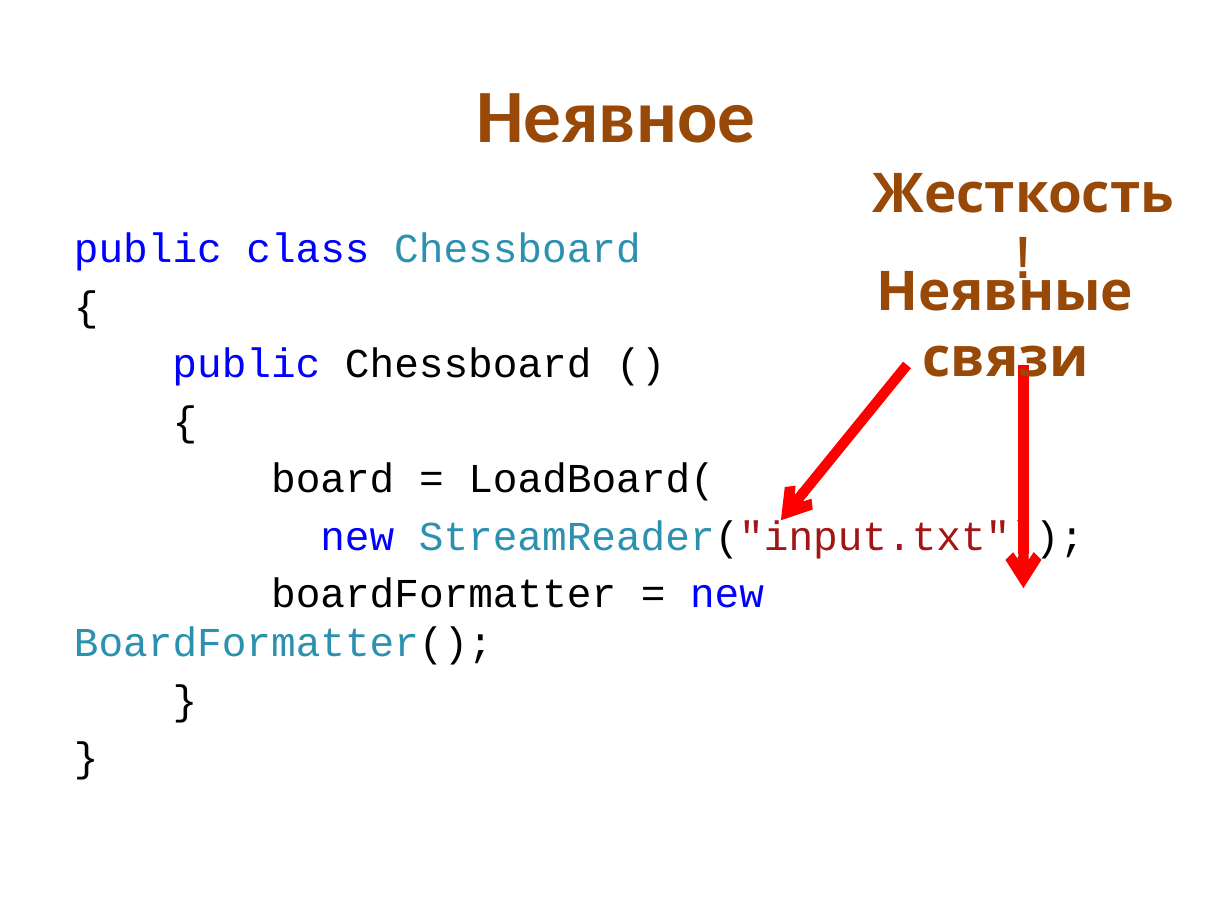
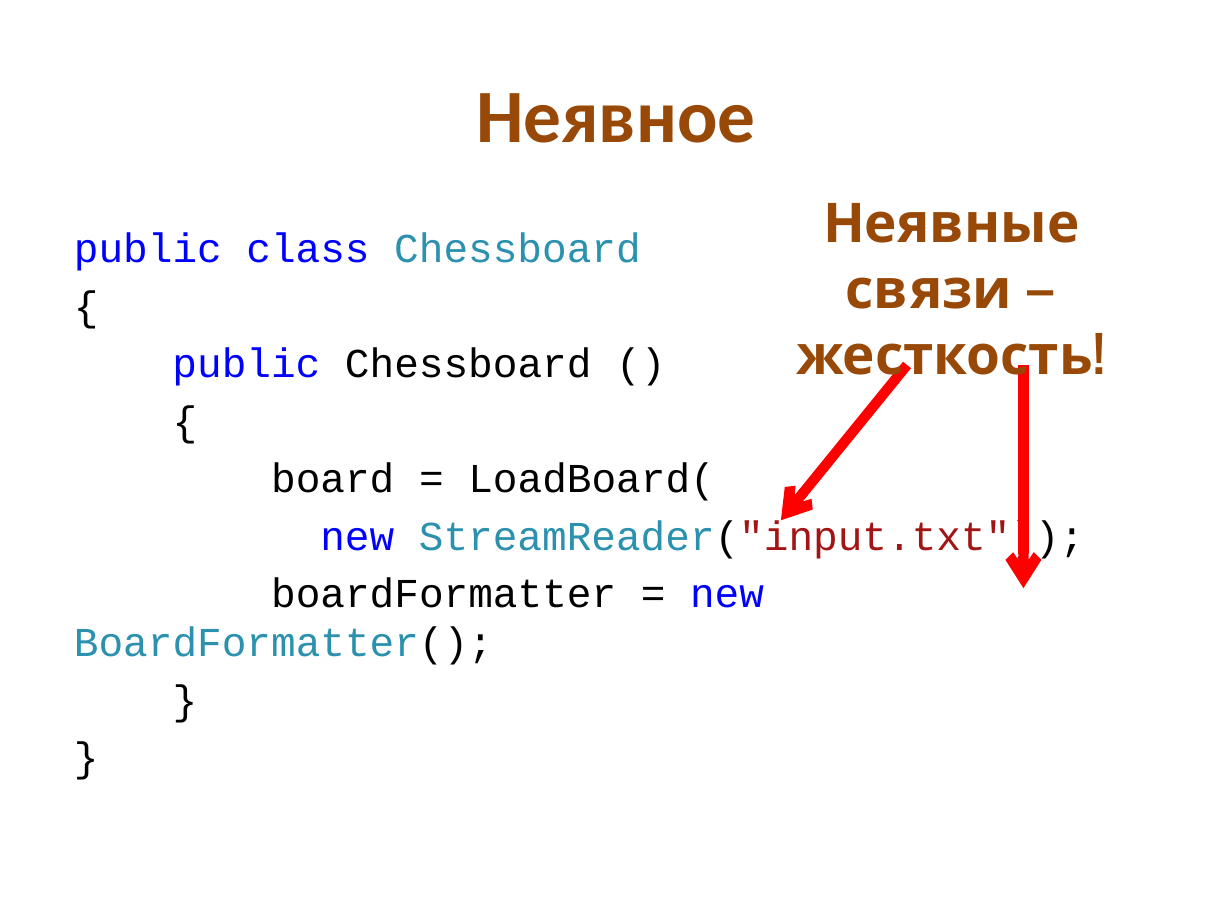
Before and after one commit to kontur-edu/kampus-ekb-2013-11, a slide deck: slide 41 of 02-CleanCode&Testing/CleanCode.pptx. Drawn at 1232x924 pixels with LibreOffice and Linux fonts; fonts in the diff are those of the drawing. Boxes give left, top, right and bottom in pixels: in the first picture for what was removed or moved away, otherwise in the second. Text is boxed around its words. In the diff, an @@ line names an element or a change of style, - is before the commit and + after.

```diff
--- a/02-CleanCode&Testing/CleanCode.pptx
+++ b/02-CleanCode&Testing/CleanCode.pptx
@@ text removed at bbox=[873, 173, 1174, 213] @@
-Жесткость!
@@ text at bbox=[796, 203, 1093, 389]: text changed @@
-Неявные связи
+Неявные связи — жесткость!
```
Also in this commit, not shown: 5 other slides changed, 8 slides added, 2 other files.
